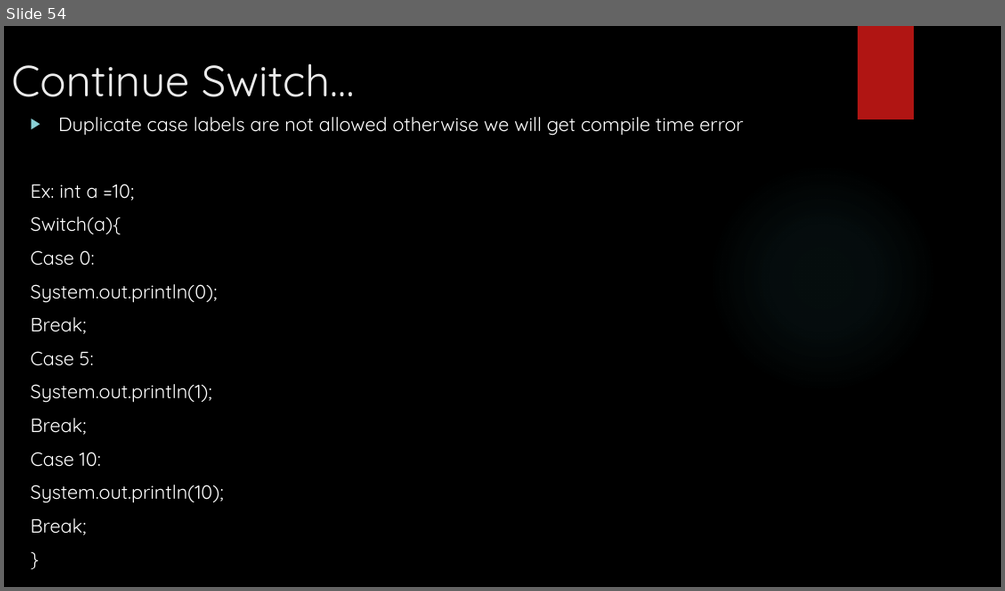
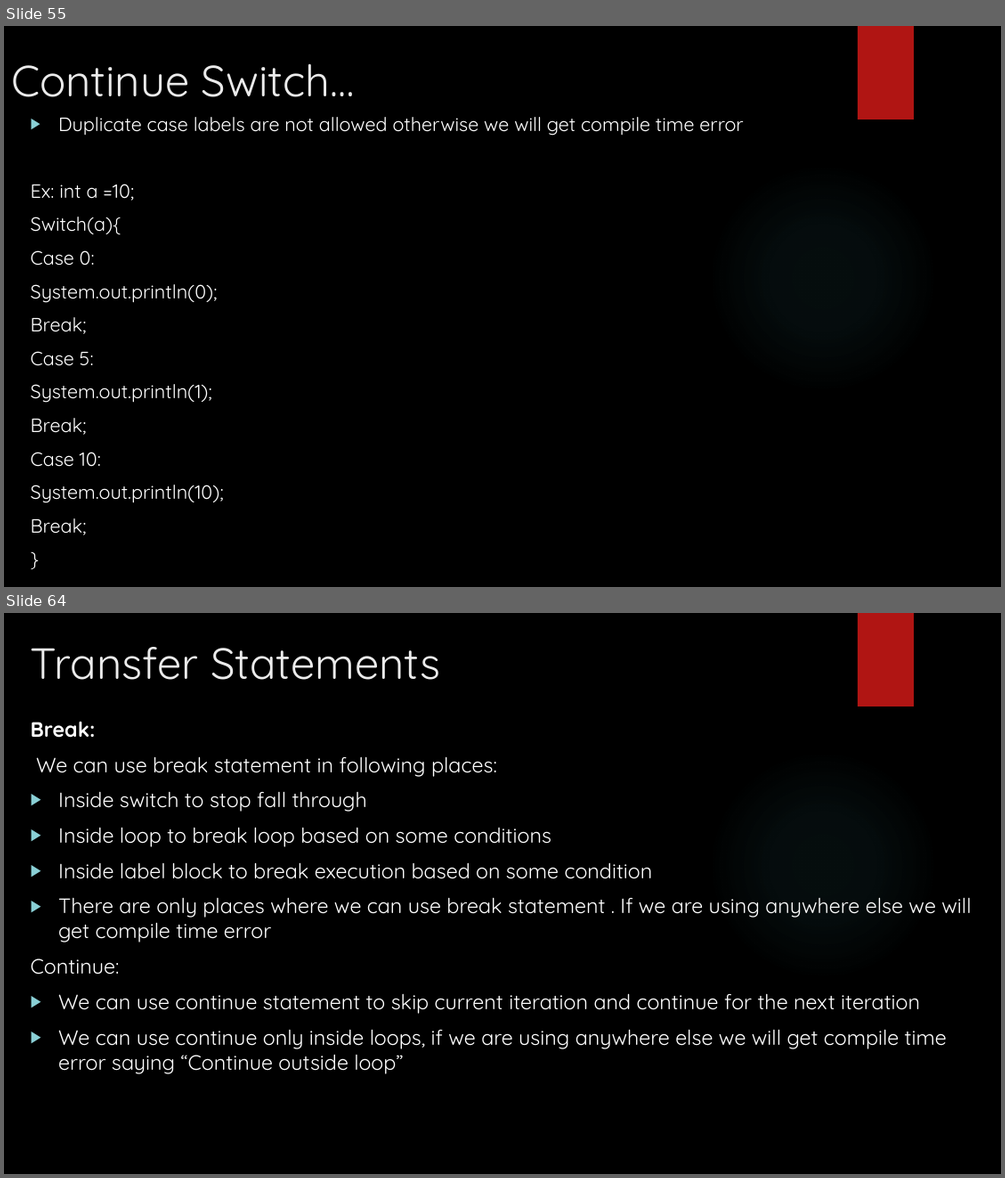
Before and after one commit to Vishalkr1091/JavaTrainingMaterial, a slide deck: Java Training - Sessions.pptx. Shown one above the other, each under a label of ours: slide 54 before the commit, slides 55 and 64 after it; the slides between them are not shown. The pictures are 1005x591 and 1005x1178 pixels, drawn with LibreOffice and Linux fonts; fonts in the diff are those of the drawing; background and template pictures are left out. Boxes give left, top, right and bottom in pixels: in the first picture for what was removed or moved away, otherwise in the second. Text is boxed around its words. In the diff, an @@ line names an element or a change of style, - is before the commit and + after.

```diff
--- a/Java Training - Sessions.pptx
+++ b/Java Training - Sessions.pptx
@@ slide 64 added at [4, 613, 1001, 1174], background picture (left out); not listed: 2 template elements that a slide beside it also shows @@
@@ title added at [31, 647, 440, 680], 42 pt, text #EBEBEB @@
+Transfer Statements
@@ text added at [31, 721, 971, 1074], 20 pt, text #FFFFFF @@
+Break:
+We can use break statement in following places:
+▶ Inside switch to stop fall through
+▶ Inside loop to break loop based on some conditions
+▶ Inside label block to break execution based on some condition
+▶ There are only places where we can use break statement . If we are using anywhere else we will get compile time error
+Continue:
+▶ We can use continue statement to skip current iteration and continue for the next iteration
+▶ We can use continue only inside loops, if we are using anywhere else we will get compile time error saying “Continue outside loop”
@@ what was slide 54 is now slide 55 @@
```
Also in this commit, not shown: 30 other slides added.
